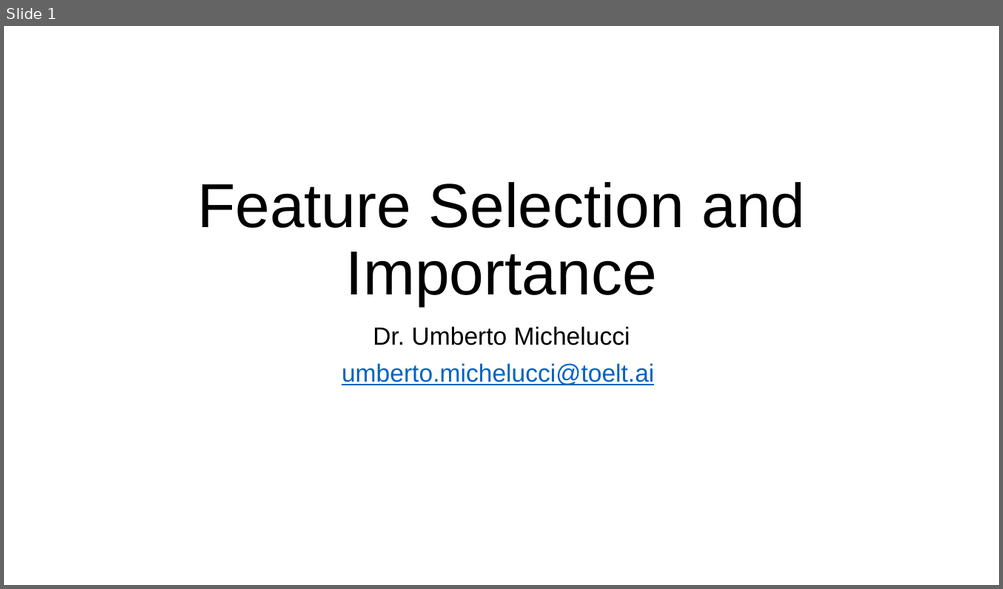
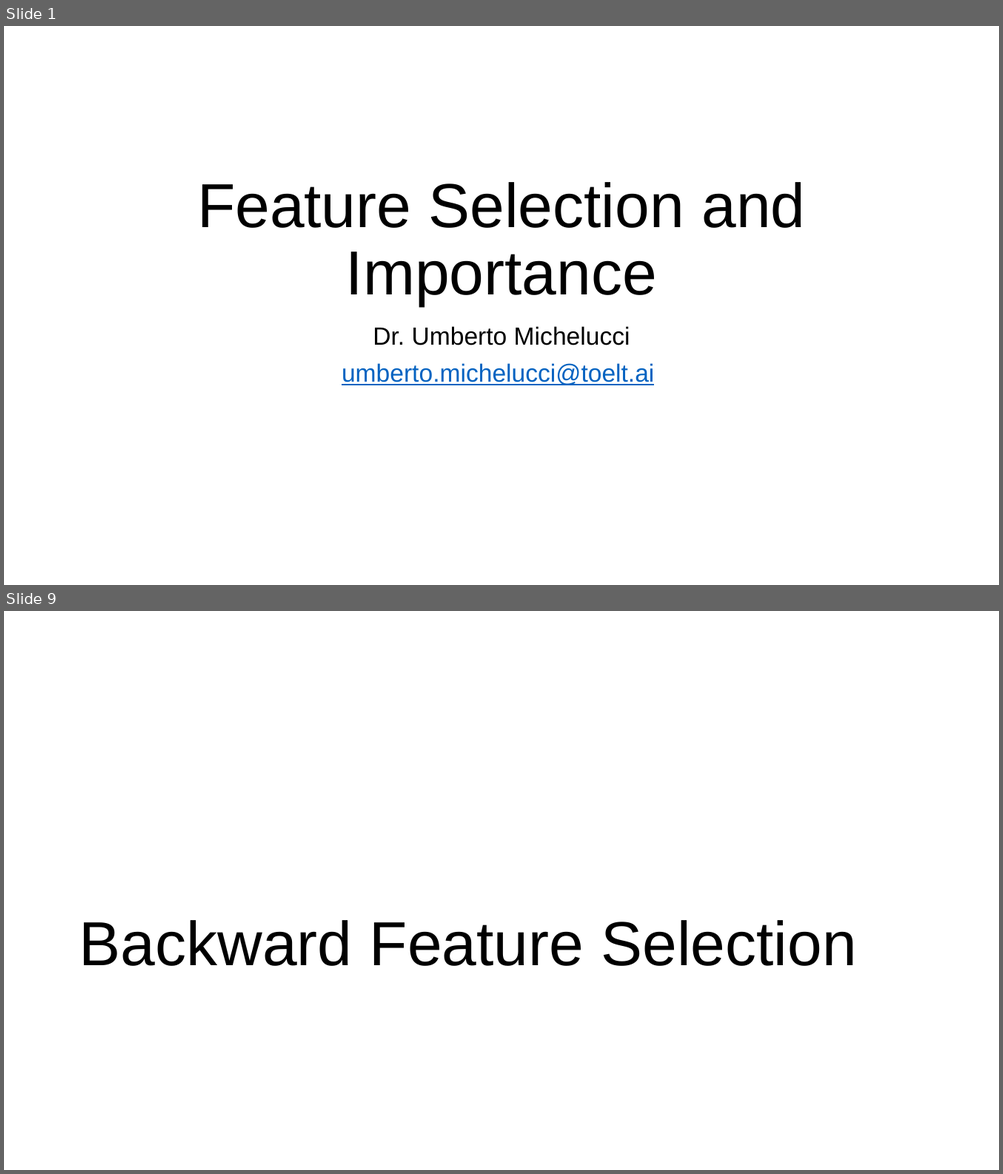
Before and after one commit to toelt-llc/MACHINE-LEARNING-SCHOOL-INAF, a slide deck: DAY4/02 - FEATURE SELECTION/feature_selection_lecture.pptx. Shown one above the other, each under a label of ours: slide 1 before the commit, slides 1 and 9 after it; the slides between them are not shown. The pictures are 1003x589 and 1003x1174 pixels, drawn with LibreOffice and Linux fonts; fonts in the diff are those of the drawing. Boxes give left, top, right and bottom in pixels: in the first picture for what was removed or moved away, otherwise in the second. Text is boxed around its words. In the diff, an @@ line names an element or a change of style, - is before the commit and + after.

```diff
--- a/DAY4/02 - FEATURE SELECTION/feature_selection_lecture.pptx
+++ b/DAY4/02 - FEATURE SELECTION/feature_selection_lecture.pptx
@@ slide 9 added at (4, 611, 999, 1170), background #FFFFFF @@
@@ title added at (79, 920, 856, 966), 60 pt, text #000000 @@
+Backward Feature Selection
```
Also in this commit, not shown: 9 other slides added, 23 other files.
